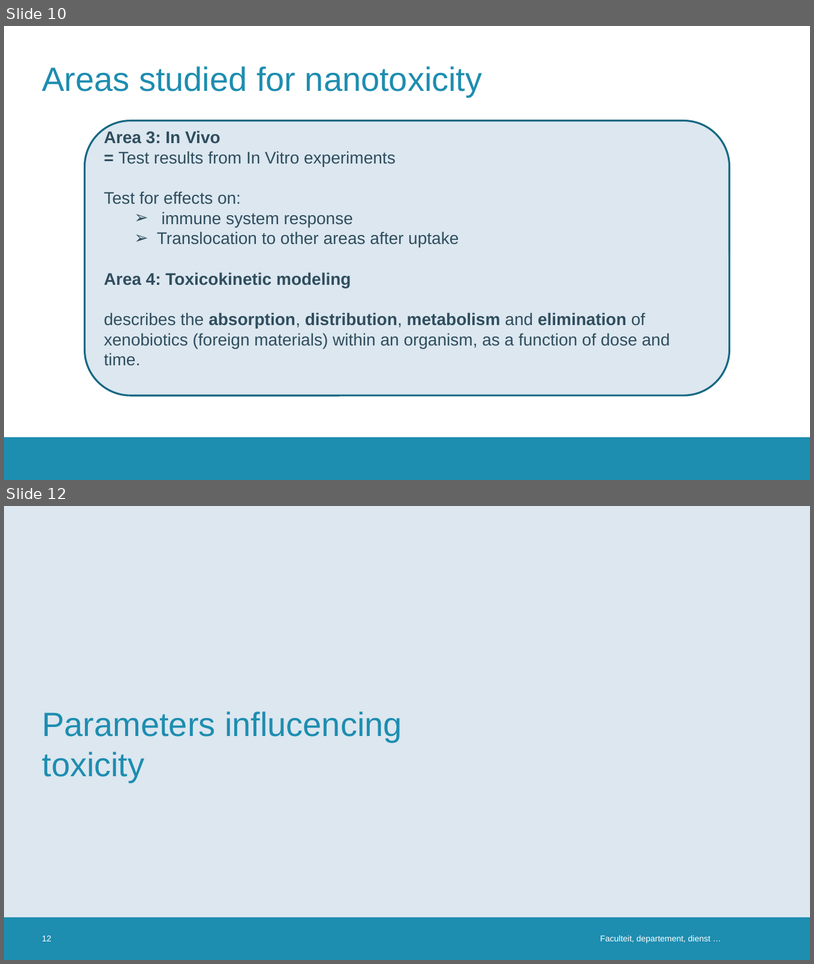
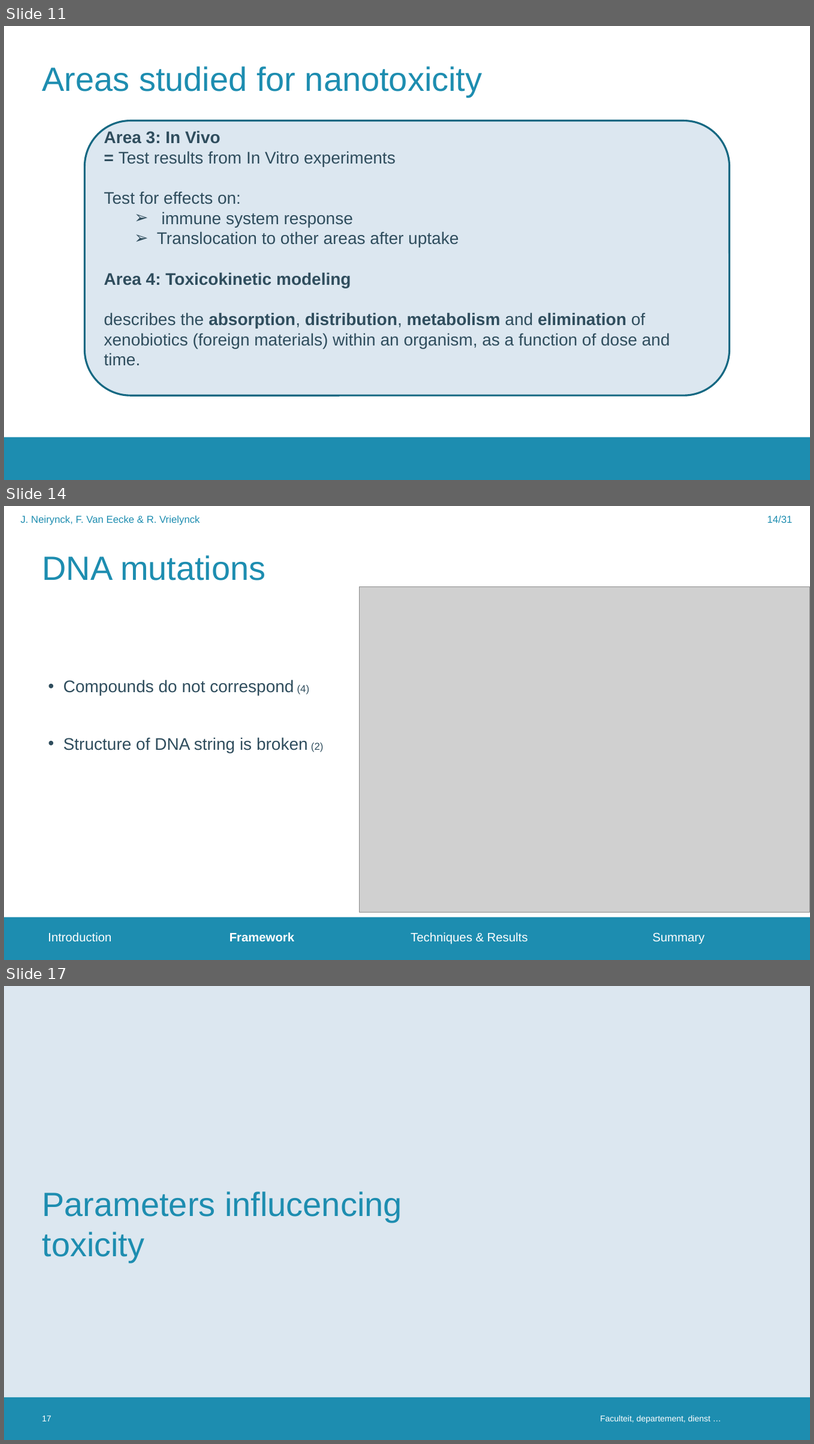
Before and after one commit to FrederikVanEecke/PresentationClusters, a slide deck: NanoparticleToxicity.pptx. Shown one above the other, each under a label of ours: slides 10 and 12 before the commit, slides 11, 14 and 17 after it; the slides between them are not shown. The pictures are 814x964 and 814x1444 pixels, drawn with LibreOffice and Linux fonts; fonts in the diff are those of the drawing; grey boxes stand for pictures; background and template pictures are left out. Boxes give left, top, right and bottom in pixels: in the first picture for what was removed or moved away, otherwise in the second. Text is boxed around its words. In the diff, an @@ line names an element or a change of style, - is before the commit and + after.

```diff
--- a/NanoparticleToxicity.pptx
+++ b/NanoparticleToxicity.pptx
@@ slide 14 added at (4, 506, 810, 960), background #FFFFFF; not listed: 1 template element that a slide beside it also shows @@
@@ text added at (21, 516, 200, 525), 12 pt, text #1D8DB0 @@
+J. Neirynck, F. Van Eecke & R. Vrielynck
@@ page number added at (768, 516, 793, 523), 12 pt, text #1D8DB0 @@
+14/31
@@ title added at (42, 555, 266, 580), 40 pt, text #1D8DB0 @@
+DNA mutations
@@ picture added at (360, 586, 810, 912) @@
@@ text added at (63, 679, 324, 753), 20 pt, text #2F4D5D @@
+• Compounds do not correspond (4)
+• Structure of DNA string is broken (2)
@@ text added at (48, 932, 705, 944), 14.5 pt, text #FFFFFF @@
+Introduction Framework Techniques & Results Summary
@@ what was slide 10 is now slide 11 @@
@@ what was slide 12 is now slide 17 @@
@@ page number at (42, 1415, 51, 1421): text changed @@
-12
+17
```
Also in this commit, not shown: 2 slides changed, 4 other slides added.
